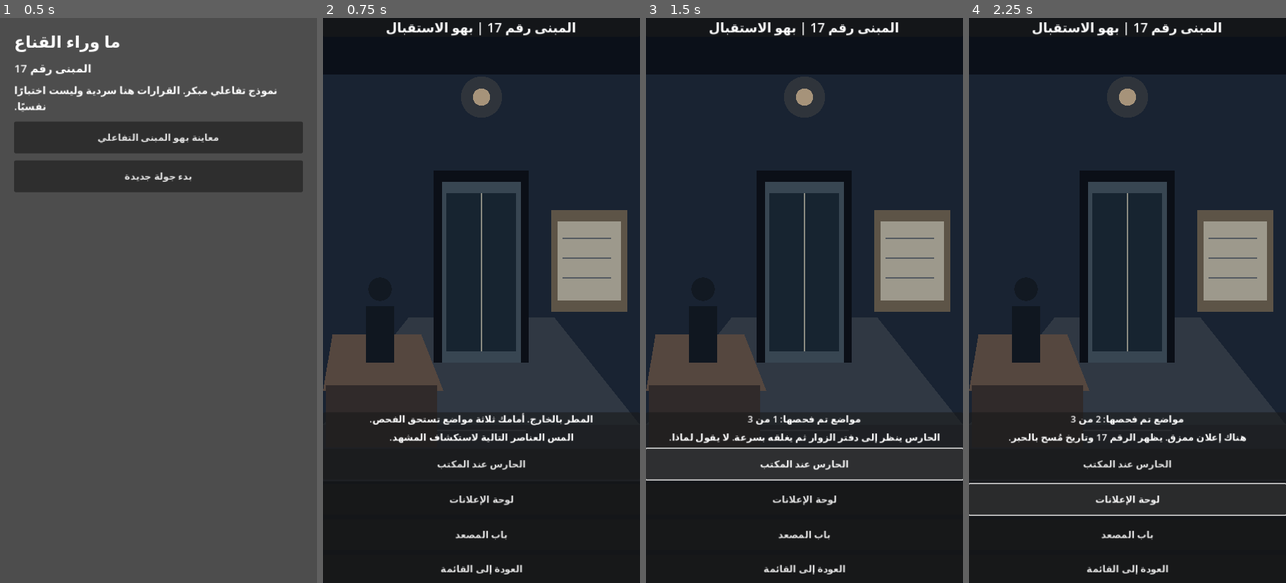
Above: before the commit, frames 1-4 (left to right).
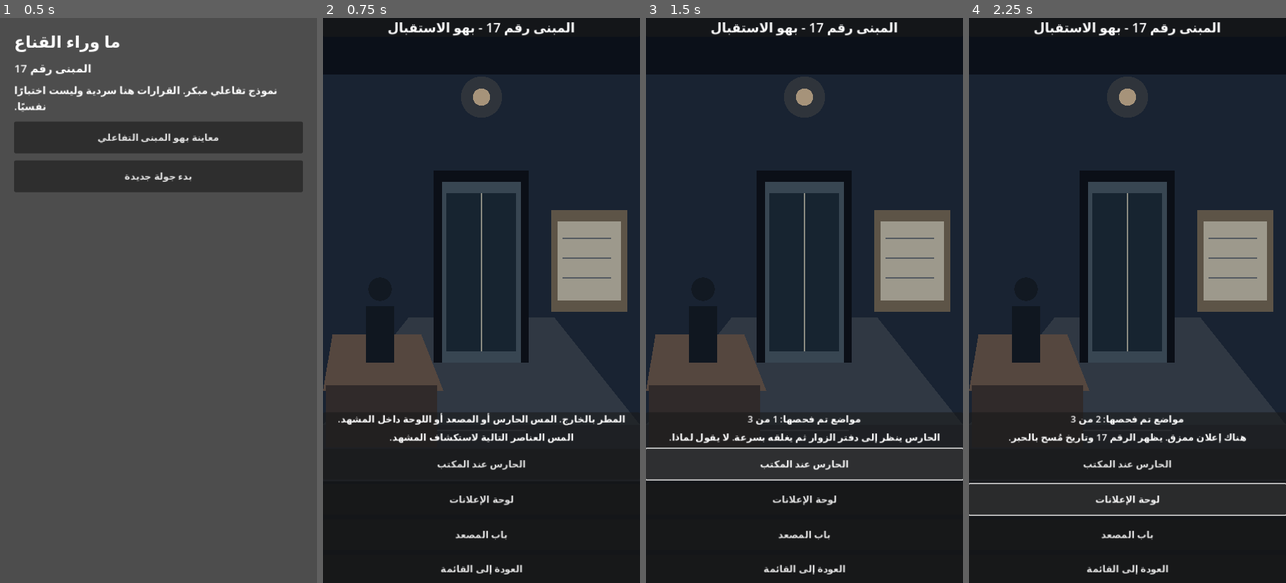
Above: after the commit, the same moments.

Repository: moh-ac-32000-del/Behind-the-Mask.-Private-
Game: Godot game, scene res://scenes/main.tscn
Two runs of this game, one before a commit and one after it. Both use one fixed random seed, a clock stepped at 60 frames per second and the inputs below.
Inputs:
- Up to frame 1 (0.5 s): no input
- Up to frame 2 (0.75 s): click "معاينة بهو المبنى التفاعلي" at 0.5 s
- Up to frame 3 (1.5 s): click "الحارس عند المكتب" at 1.25 s
- Up to frame 4 (2.25 s): click "لوحة الإعلانات" at 2 s

Frame 1 is identical in both runs. In frame 2, 1.3% of the frame differs, in the area x 4-96%, y 0-73%; in frame 3, 0.5%; in frame 4, 0.5%.

Commit message:
fix(mobile): receive lobby taps via global input instead of blocked GUI input

Diff:
--- a/scripts/lobby.gd
+++ b/scripts/lobby.gd
@@ -7,7 +7,7 @@
 var scene_font: Font
 var responses := {"guard": "الحارس ينظر إلى دفتر الزوار ثم يغلقه بسرعة. لا يقول لماذا.", "board": "هناك إعلان ممزق. يظهر الرقم 17 وتاريخ مُسح بالحبر.", "lift": "المصعد متوقف في طابق غير مذكور على اللوحة."}
 
-func _gui_input(event: InputEvent) -> void:
+func _input(event: InputEvent) -> void:
     if event is InputEventScreenTouch and event.pressed:
         _inspect_at(event.position)
     elif event is InputEventMouseButton and event.pressed and event.button_index == MOUSE_BUTTON_LEFT:
@@ -72,16 +72,18 @@
     var overlay := VBoxContainer.new()
     overlay.set_anchors_and_offsets_preset(Control.PRESET_FULL_RECT)
     overlay.add_theme_constant_override("separation", 12)
+    overlay.mouse_filter = Control.MOUSE_FILTER_PASS
     add_child(overlay)
     var top := PanelContainer.new()
     overlay.add_child(top)
     var top_label := Label.new()
-    top_label.text = "المبنى رقم 17 | بهو الاستقبال"
+    top_label.text = "المبنى رقم 17 - بهو الاستقبال"
     top_label.horizontal_alignment = HORIZONTAL_ALIGNMENT_CENTER
     top_label.add_theme_font_size_override("font_size",22)
     top.add_child(top_label)
     var gap := Control.new()
     gap.size_flags_vertical = Control.SIZE_EXPAND_FILL
+    gap.mouse_filter = Control.MOUSE_FILTER_IGNORE
     overlay.add_child(gap)
     var panel := PanelContainer.new()
     overlay.add_child(panel)
@@ -89,7 +91,7 @@
     controls.add_theme_constant_override("separation", 8)
     panel.add_child(controls)
     status = Label.new()
-    status.text = "المطر بالخارج. أمامك ثلاثة مواضع تستحق الفحص."
+    status.text = "المطر بالخارج. المس الحارس أو المصعد أو اللوحة داخل المشهد."
     status.autowrap_mode = TextServer.AUTOWRAP_WORD_SMART
     status.horizontal_alignment = HORIZONTAL_ALIGNMENT_CENTER
     controls.add_child(status)
